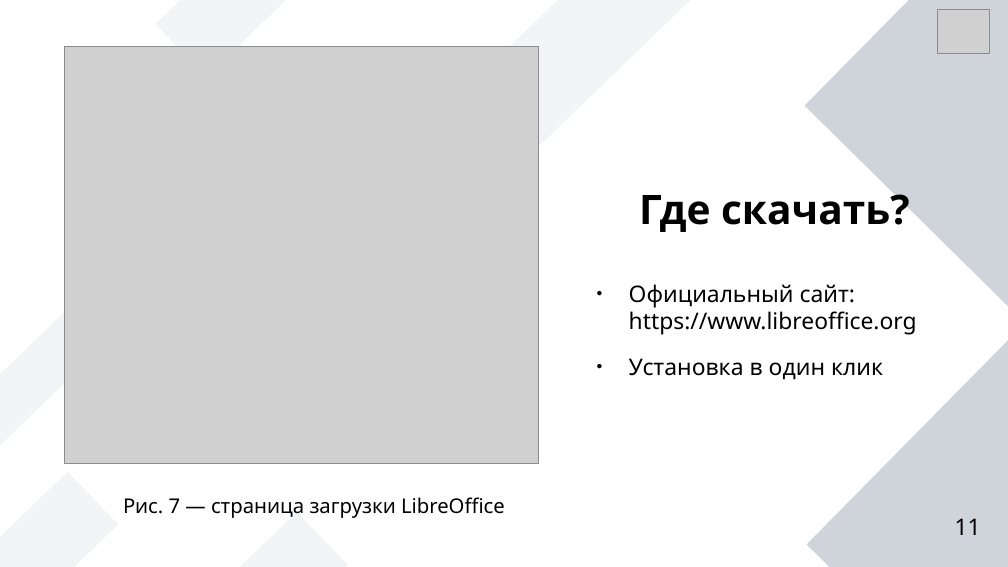
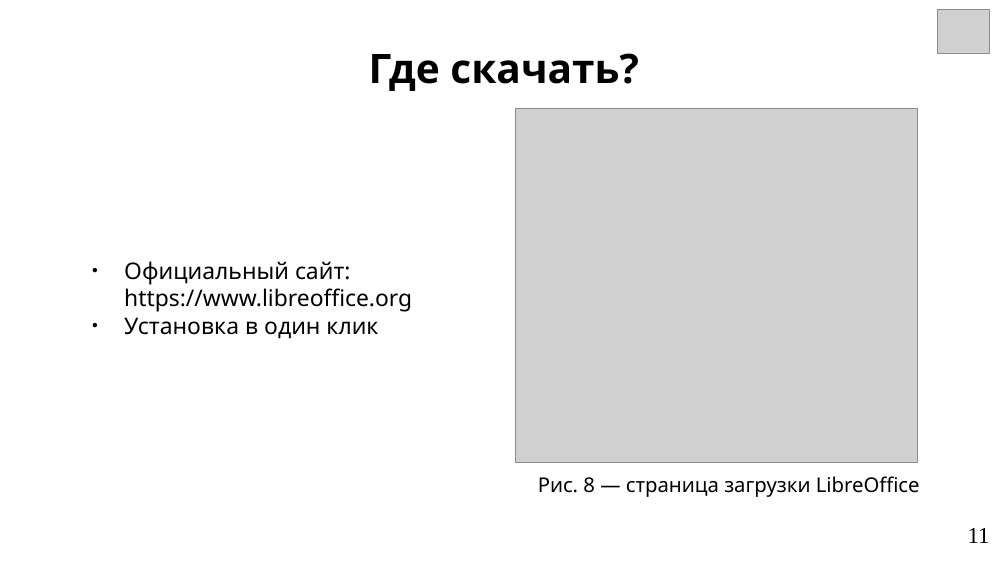
Before and after one commit to OksiGoroshek/digital-fundamentals, a slide deck: slide 11 of Documents/LibreOffice_review.odp. Drawn at 1008x567 pixels with LibreOffice and Linux fonts; fonts in the diff are those of the drawing; grey boxes stand for pictures. Boxes give left, top, right and bottom in pixels: in the first picture for what was removed or moved away, otherwise in the second. Text is boxed around its words. In the diff, an @@ line names an element or a change of style, - is before the commit and + after.

```diff
--- a/Documents/LibreOffice_review.odp
+++ b/Documents/LibreOffice_review.odp
@@ rectangle removed at bbox=[155, 0, 393, 77] @@
@@ rectangle removed at bbox=[385, 0, 698, 233] @@
@@ rectangle removed at bbox=[805, 0, 1008, 310] @@
@@ text "Где скачать?": place and size @@
-text "Где скачать?" at bbox=[639, 186, 910, 232]
+text "Где скачать?" at bbox=[369, 53, 639, 91]
@@ text "Где скачать?" at bbox=[369, 53, 639, 91]: vertical alignment middle to top @@
@@ picture: place and size @@
-picture at bbox=[64, 47, 539, 465]
+picture at bbox=[515, 108, 918, 463]
@@ rectangle removed at bbox=[0, 247, 167, 463] @@
@@ text "Официальный сайт: https://www.libreoffice.org": place and size @@
-text "Официальный сайт: https://www.libreoffice.org" at bbox=[629, 284, 917, 380]
+text "Официальный сайт: https://www.libreoffice.org" at bbox=[124, 261, 412, 339]
@@ text "Официальный сайт: https://www.libreoffice.org" at bbox=[124, 261, 412, 339]: less space between paragraphs @@
@@ rectangle removed at bbox=[807, 339, 1008, 567] @@
@@ text at bbox=[538, 476, 920, 497]: text changed @@
-Рис. 7 — страница загрузки LibreOffice
+Рис. 8 ― страница загрузки LibreOffice
@@ rectangle removed at bbox=[111, 512, 348, 567] @@
@@ page number: place and size @@
-page number at bbox=[955, 518, 981, 535]
+page number at bbox=[968, 528, 990, 543]
@@ page number at bbox=[968, 528, 990, 543]: font Noto Sans to Times New Roman @@
```
Also in this commit, not shown: 11 other slides changed, 1 other file.
